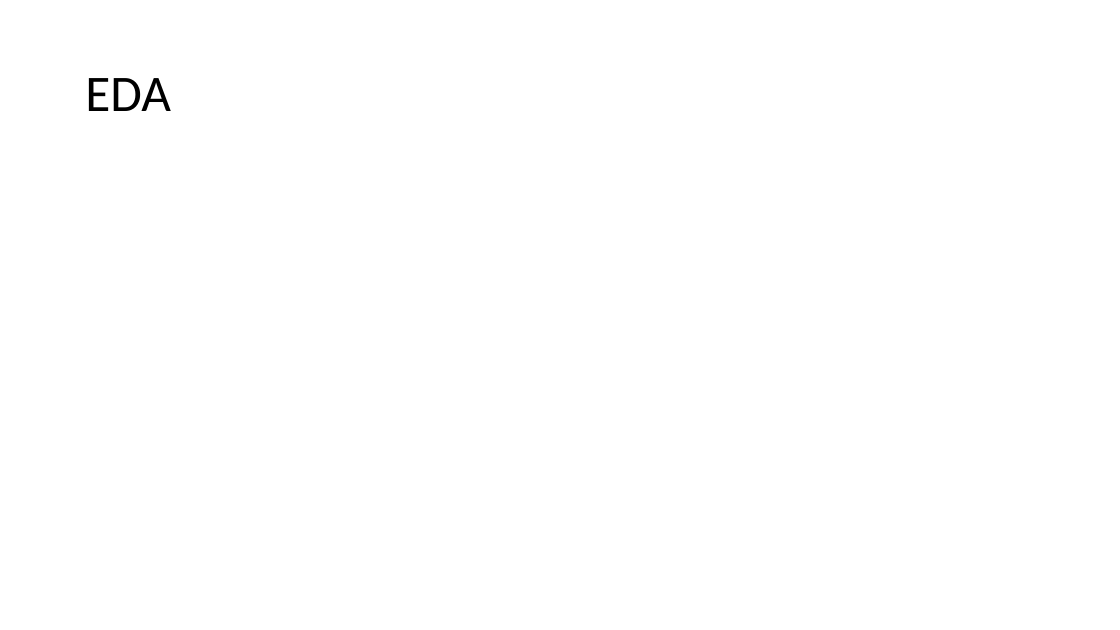
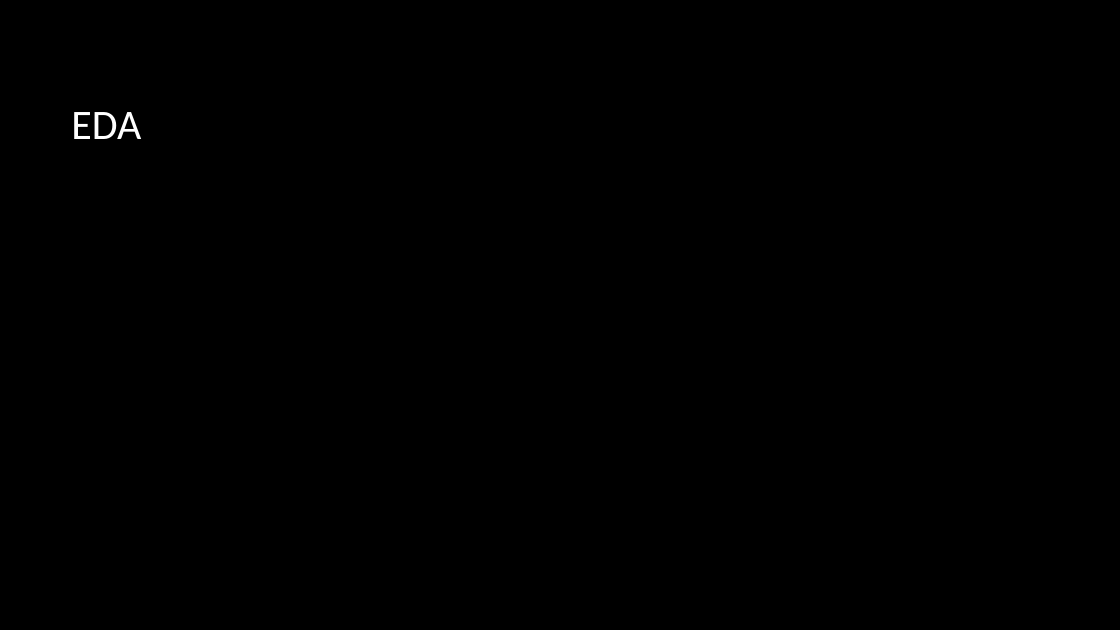
Before and after one commit to Koliber216/DontGetKicked-ML-Classification, a slide deck: slide 3 of prezka.pptx. Drawn at 1120x630 pixels with LibreOffice and Linux fonts; fonts in the diff are those of the drawing; background and template pictures are left out. Boxes give left, top, right and bottom in pixels: in the first picture for what was removed or moved away, otherwise in the second. Text is boxed around its words. In the diff, an @@ line names an element or a change of style, - is before the commit and + after.

```diff
--- a/prezka.pptx
+++ b/prezka.pptx
@@ background #FFFFFF to picture (left out) @@
@@ title "EDA": place and size @@
-title "EDA" at <box>85,78,171,111</box>
+title "EDA" at <box>71,112,141,139</box>
@@ title "EDA" at <box>71,112,141,139</box>: size 44 to 36 pt, text colour #000000 to #FFFFFF; line spacing 0.9 to 1 @@
```
Also in this commit, not shown: 6 other slides changed, 3 slides added, 2 slides removed, 2 other files.
